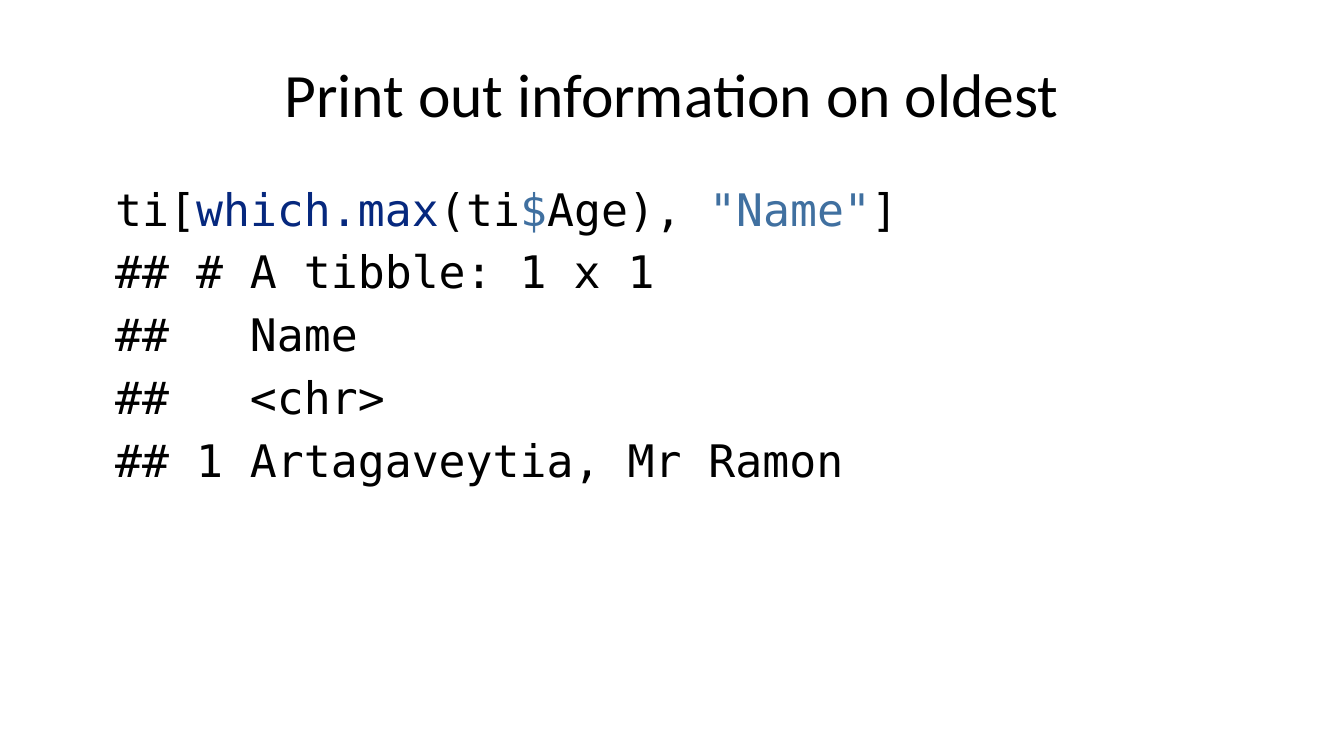
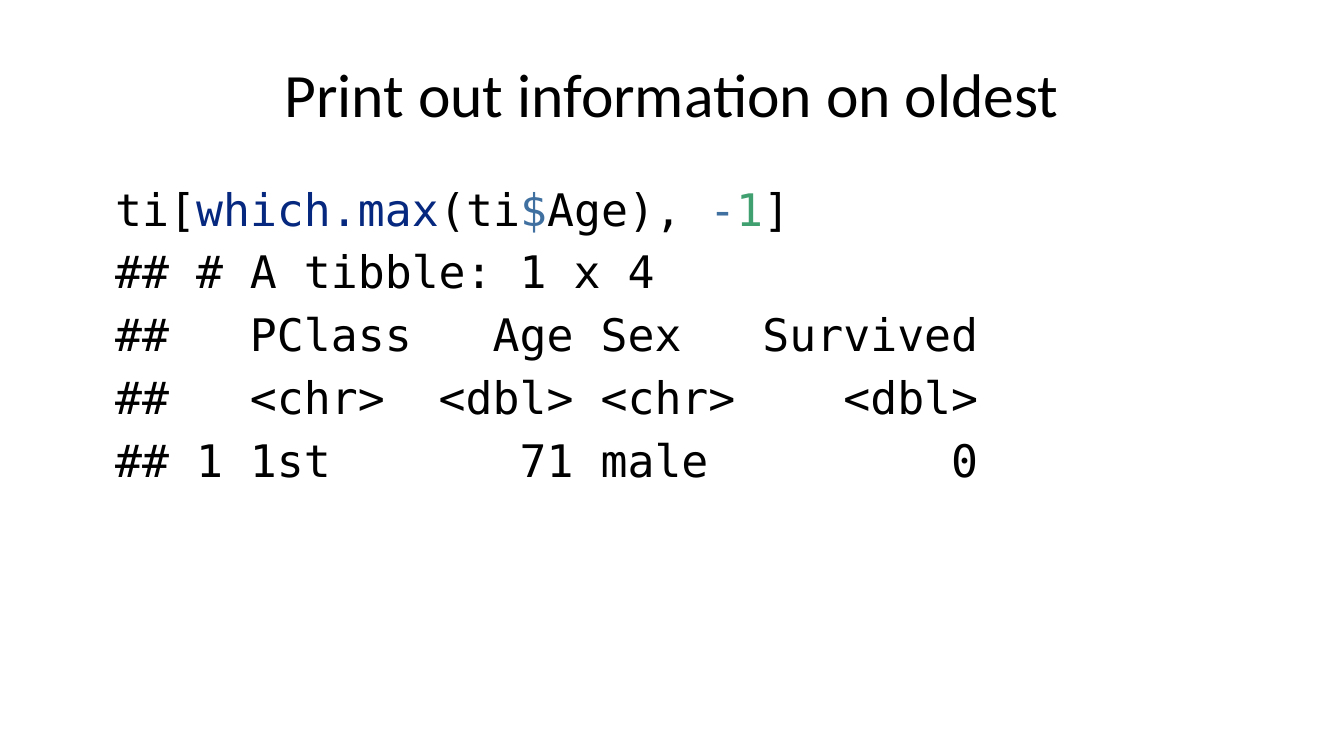
Before and after one commit to pmean/classes, a slide deck: slide 13 of introduction-to-r/results/v04-slides-and-speaker-notes.pptx. Drawn at 1344x756 pixels with LibreOffice and Linux fonts; fonts in the diff are those of the drawing. Boxes give left, top, right and bottom in pixels: in the first picture for what was removed or moved away, otherwise in the second. Text is boxed around its words. In the diff, an @@ line names an element or a change of style, - is before the commit and + after.

```diff
--- a/introduction-to-r/results/v04-slides-and-speaker-notes.pptx
+++ b/introduction-to-r/results/v04-slides-and-speaker-notes.pptx
@@ text at <box>115,192,978,478</box>: text changed @@
-ti[which.max(ti$Age), "Name"]
-## # A tibble: 1 x 1
-## Name
-## <chr>
-## 1 Artagaveytia, Mr Ramon
+ti[which.max(ti$Age), -1]
+## # A tibble: 1 x 4
+## PClass Age Sex Survived
+## <chr> <dbl> <chr> <dbl>
+## 1 1st 71 male 0
```
Also in this commit, not shown: 2 other slides changed, 2 other files.
